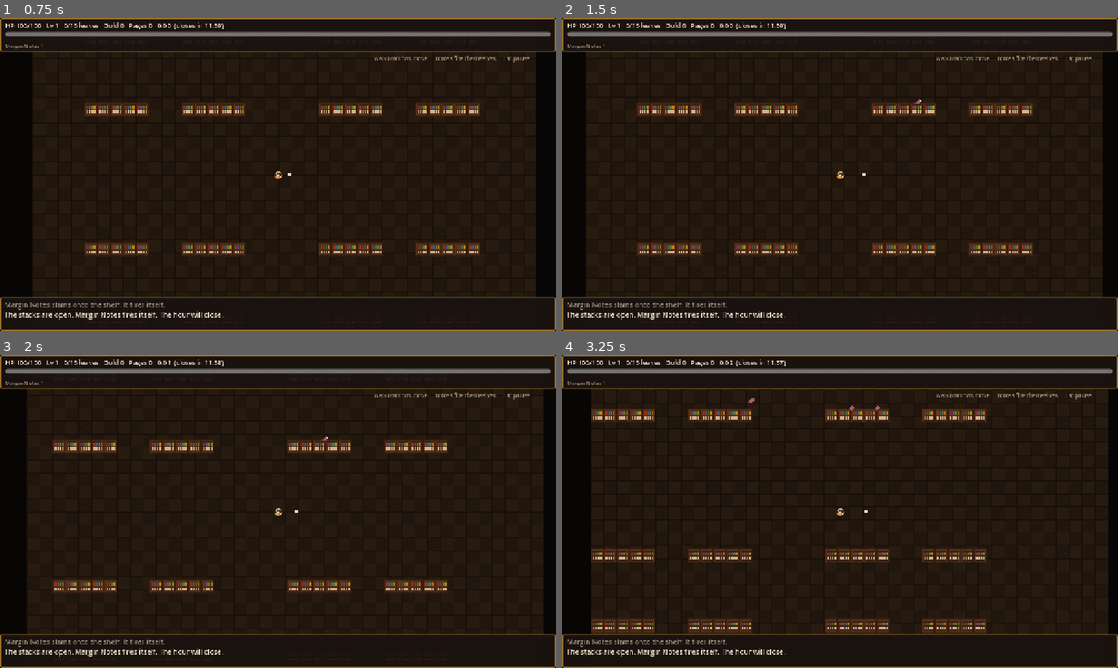
Above: before the commit, frames 1-4 (two rows, left to right).
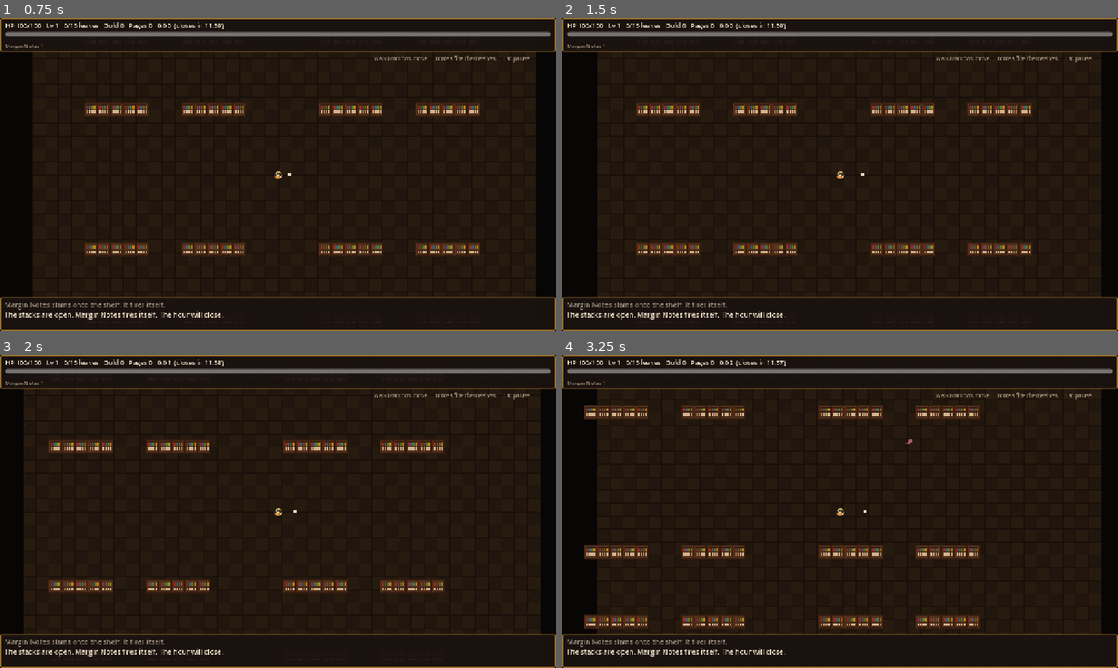
Above: after the commit, the same moments.

Repository: eatexp/bookish-potato
Game: Godot game, scene res://scenes/boot.tscn
Same seed, same stepped clock (60 frames per second), same inputs: the game is played once before the commit and once after it. Sound files missing from this copy of the repository are replaced by a short silence.
Inputs:
- Up to frame 1 (0.75 s): click "New Run" at 0.5 s
- Up to frame 2 (1.5 s): tap Enter (confirm) at 1.25, 1.35 s; hold Right from 1.28 s (still down)
- Up to frame 3 (2 s): keep holding Right; tap Space at 1.52 s
- Up to frame 4 (3.25 s): release Right at 2.03 s; hold Down 2.03-2.78 s; tap D (move_e) at 2.1 s; tap Space at 2.27 s; hold Right from 2.78 s (still down); tap W (move_n) at 2.85 s

Frame 1 is identical in both runs. In frame 2, 2.6% of the frame differs, in the area x 4-98%, y 10-90%; in frame 3, 2.6%; in frame 4, 6.7%, in the area x 4-99%, y 10-90%.

Commit message:
Ease the first minute so a run can reach a folio card.
Fewer early spawns, lighter booklouse bites, longer i-frames, and a shove out of piles so the hour plays like a survivor-like instead of a body-block.

Co-authored-by: Jamie.Xp <eatexp@users.noreply.github.com>

Diff:
--- a/scripts/autoload/game.gd
+++ b/scripts/autoload/game.gd
@@ -86,7 +86,7 @@
 	crack_strong = 0
 	curse_streak = 0
 	surge_started = false
-	spawn_acc = 0.35
+	spawn_acc = 2.2
 	sfx_fire_cd = 0.0
 	next_id = 1
 	next_uid = 1
@@ -107,7 +107,7 @@
 		"facing": Vector2.RIGHT,
 		"hp": 100.0,
 		"hp_max": 100.0,
-		"speed": 168.0,
+		"speed": 188.0,
 		"radius": 12.0,
 		"iframe": 0.0,
 		"name": "the bookish potato",
@@ -384,13 +384,17 @@
 	if spawn_acc > 0.0:
 		return
 	var t := elapsed
-	var interval := clampf(1.1 - t / 200.0, 0.20, 1.1)
+	var interval := clampf(1.45 - t / 280.0, 0.28, 1.45)
 	if surge_started:
 		interval *= 0.45
 	spawn_acc = interval
-	var n := 1 + int(t / 65.0)
-	if surge_started:
-		n += 3
+	var n := 1
+	if t > 45.0:
+		n += 1
+	if t > 120.0:
+		n += 1
+	if t > 240.0:
+		n += 1
 	n = mini(n, 8)
 	if enemies.size() > 160:
 		n = mini(n, 2)
@@ -542,6 +546,10 @@
 	for e2 in enemies:
 		if ppos.distance_to(e2.pos) < float(player.radius) + float(e2.radius) * 0.85:
 			_hurt_player(float(e2.atk) * (1.0 - _armor()), e2.name)
+			var away: Vector2 = ppos - e2.pos
+			if away.length() < 0.2:
+				away = Vector2.RIGHT
+			player.pos = _slide(player.pos, away.normalized() * 36.0, float(player.radius))
 			return
 
 
@@ -549,7 +557,7 @@
 	if float(player.iframe) > 0.0 or not run_active:
 		return
 	player.hp = float(player.hp) - dmg
-	player.iframe = 0.42
+	player.iframe = 0.65
 	AudioMgr.play("hit")
 	if float(player.hp) <= 0.0:
 		cause = src
--- a/scripts/core/catalog.gd
+++ b/scripts/core/catalog.gd
@@ -341,16 +341,16 @@
 		"nymph":
 			e.name = "Booklouse Nymph"
 			e.hp = 8.0 + w * 2.4
-			e.atk = 6.0 + w * 0.45
-			e.speed = 96.0 + w * 1.8
+			e.atk = 4.0 + w * 0.25
+			e.speed = 78.0 + w * 1.2
 			e.radius = 10.0
 			e.sprite = 2
 			e.xp = 1
 		"adult":
 			e.name = "Booklouse"
 			e.hp = 16.0 + w * 4.0
-			e.atk = 9.0 + w * 0.7
-			e.speed = 62.0
+			e.atk = 6.0 + w * 0.45
+			e.speed = 54.0
 			e.radius = 14.0
 			e.sprite = 2
 			e.xp = 2
@@ -358,8 +358,8 @@
 		"winged":
 			e.name = "Winged Booklouse"
 			e.hp = 11.0 + w * 2.8
-			e.atk = 7.0 + w * 0.5
-			e.speed = 108.0
+			e.atk = 5.0 + w * 0.3
+			e.speed = 92.0
 			e.radius = 11.0
 			e.ai = "errata"
 			e.sprite = 7
